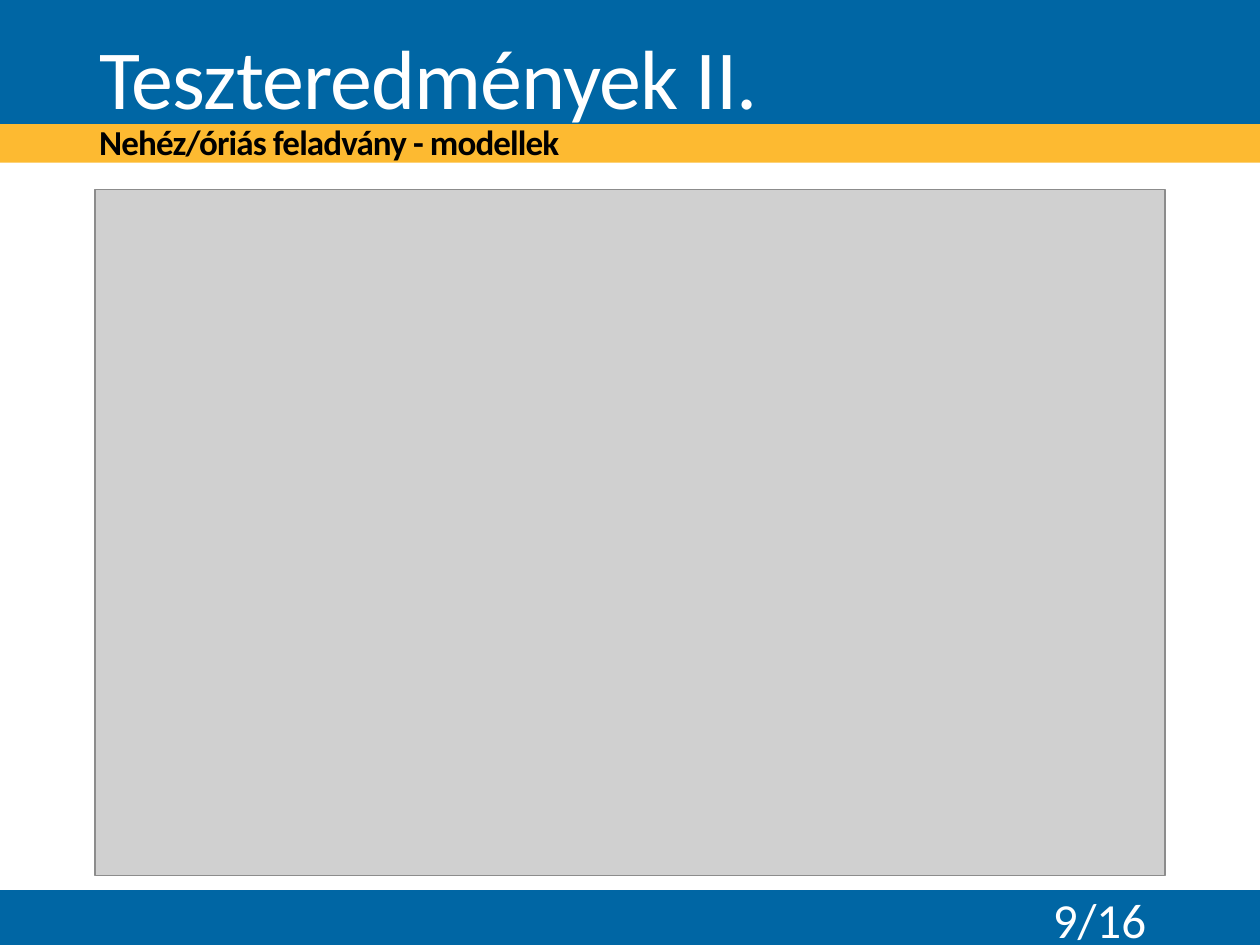
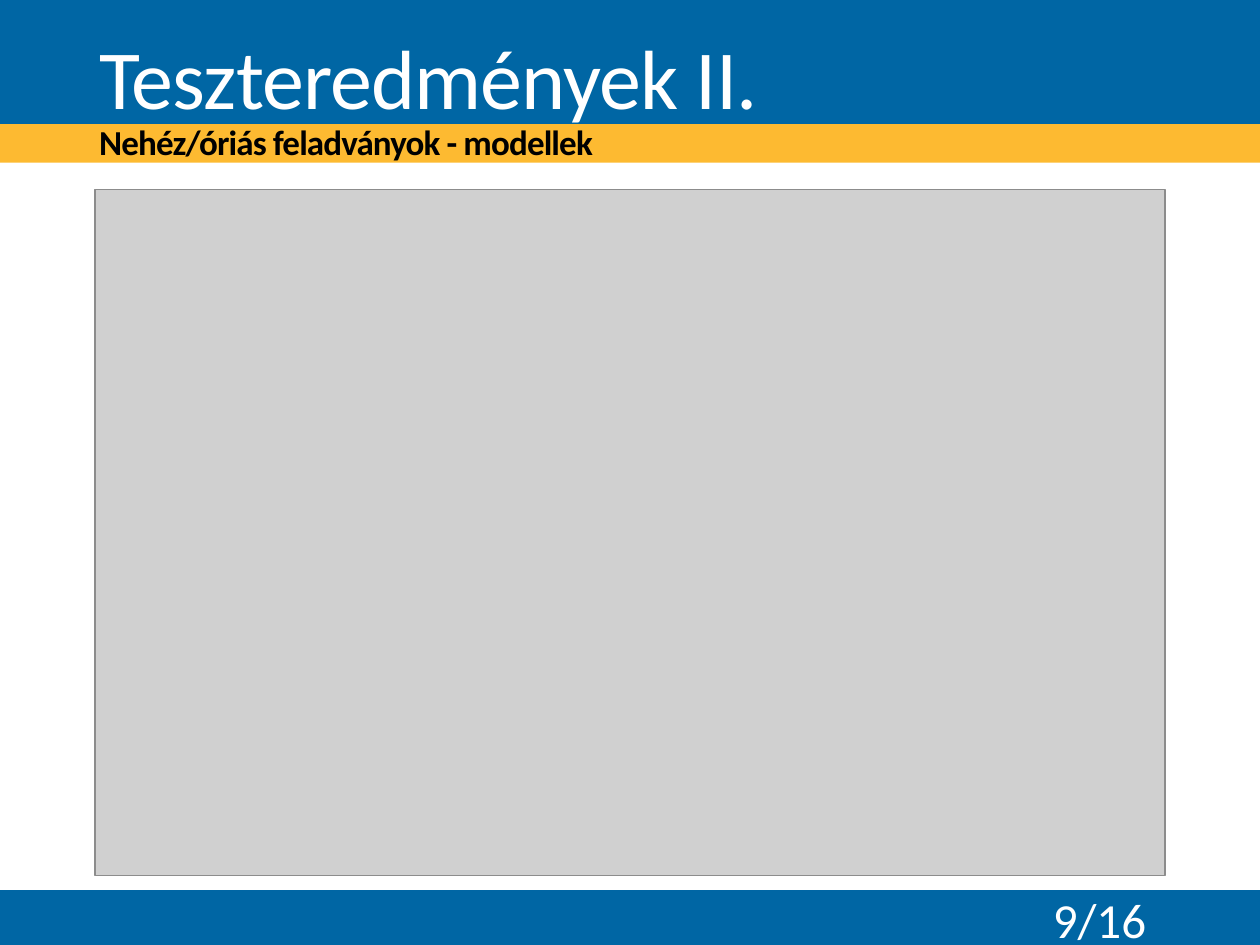
Before and after one commit to Teaching-projects/SZE-Peku221b, a slide deck: slide 9 of CP_Dolgozat/Előadás/Logikai feladványok megoldása korlátprogramozással.pptx. Drawn at 1260x945 pixels with LibreOffice and Linux fonts; fonts in the diff are those of the drawing; grey boxes stand for pictures; background and template pictures are left out. Boxes give left, top, right and bottom in pixels: in the first picture for what was removed or moved away, otherwise in the second. Text is boxed around its words. In the diff, an @@ line names an element or a change of style, - is before the commit and + after.

```diff
--- a/CP_Dolgozat/Előadás/Logikai feladványok megoldása korlátprogramozással.pptx
+++ b/CP_Dolgozat/Előadás/Logikai feladványok megoldása korlátprogramozással.pptx
@@ title at bbox=[99, 50, 758, 164]: text changed @@
-Teszteredmények II.
-Nehéz/óriás feladvány - modellek
+Teszteredmények II.
+Nehéz/óriás feladványok - modellek
```
Also in this commit, not shown: 9 other slides changed, 1 other file.
